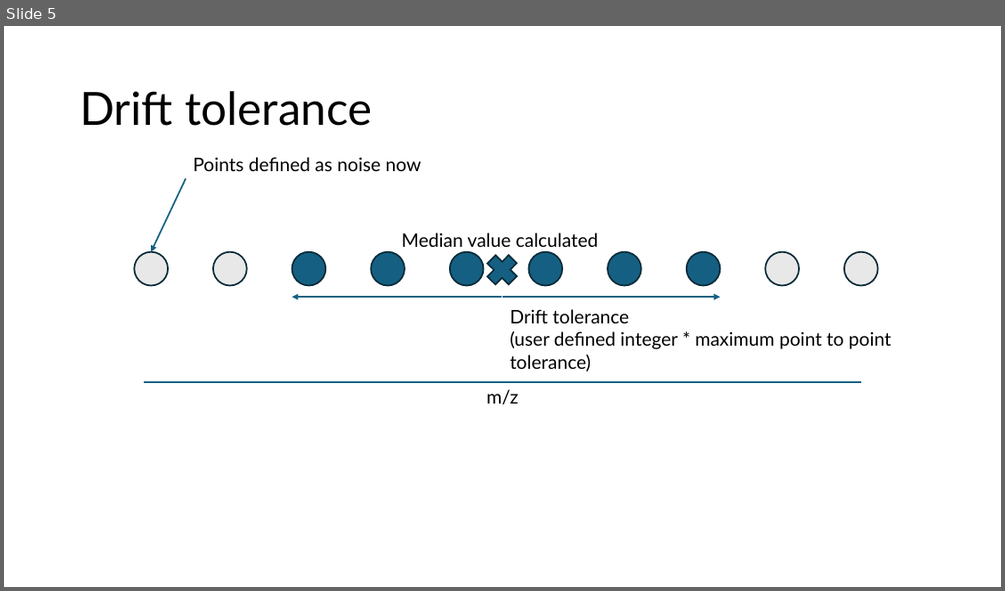
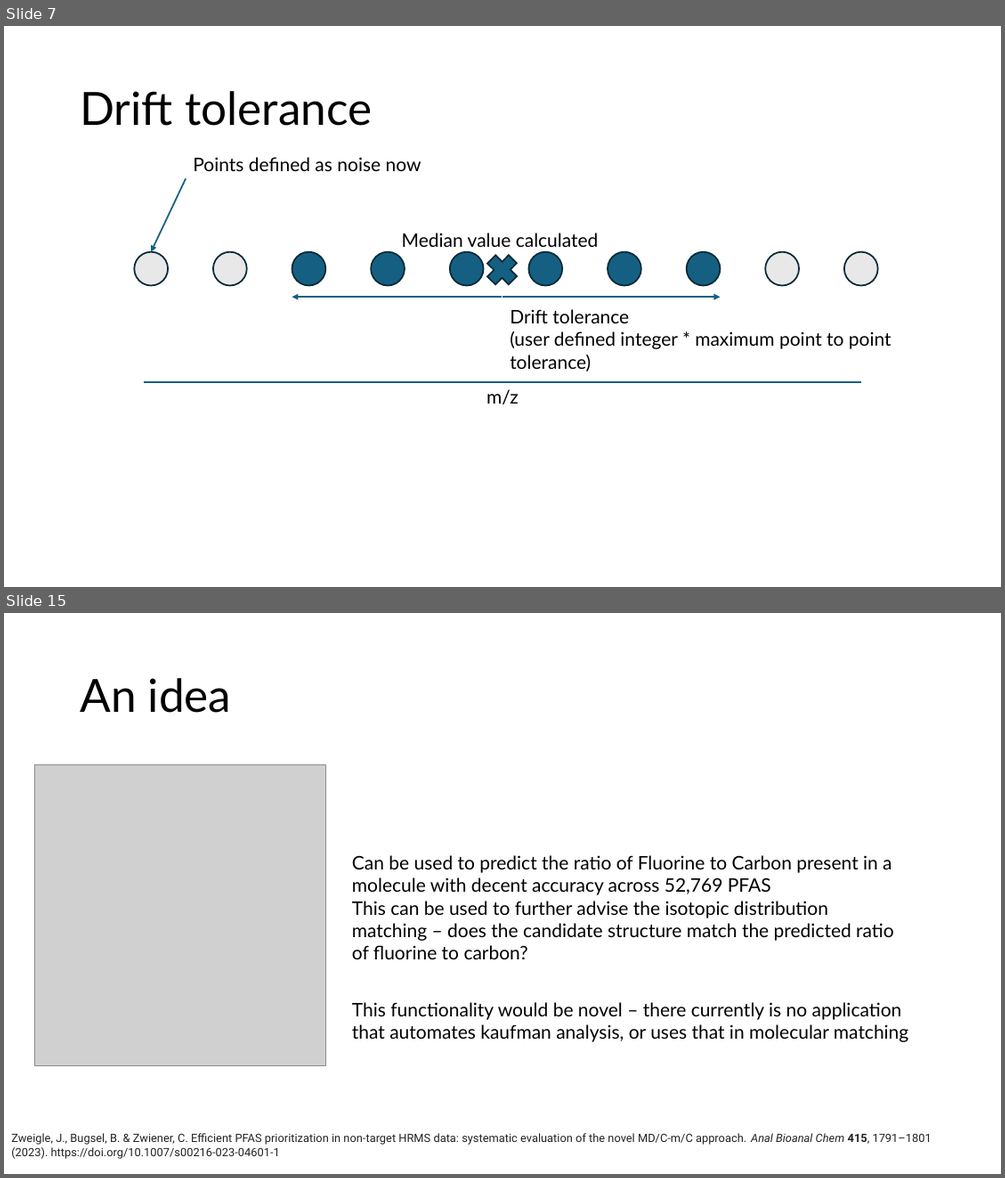
Before and after one commit to greg1d/PFAS-IMplementor-for-Mass-Spectrometry--PIMMS-, a slide deck: presentations/Presentation for 1.17.25.pptx. Shown one above the other, each under a label of ours: slide 5 before the commit, slides 7 and 15 after it; the slides between them are not shown. The pictures are 1005x591 and 1005x1178 pixels, drawn with LibreOffice and Linux fonts; fonts in the diff are those of the drawing; grey boxes stand for pictures. Boxes give left, top, right and bottom in pixels: in the first picture for what was removed or moved away, otherwise in the second. Text is boxed around its words. In the diff, an @@ line names an element or a change of style, - is before the commit and + after.

```diff
--- a/presentations/Presentation for 1.17.25.pptx
+++ b/presentations/Presentation for 1.17.25.pptx
@@ slide 15 added at [4, 613, 1001, 1174], background #FFFFFF @@
@@ title added at [80, 678, 232, 713], 44 pt, text #000000 @@
+An idea
@@ picture added at [34, 765, 325, 1066] @@
@@ text added at [352, 855, 894, 959], 18 pt, text #000000 @@
+Can be used to predict the ratio of Fluorine to Carbon present in a molecule with decent accuracy across 52,769 PFAS
+This can be used to further advise the isotopic distribution matching – does the candidate structure match the predicted ratio of fluorine to carbon?
@@ text added at [352, 1002, 908, 1042], 18 pt, text #000000 @@
+This functionality would be novel – there currently is no application that automates kaufman analysis, or uses that in molecular matching
@@ text added at [11, 1133, 931, 1159], 11 pt, text #222222 @@
+Zweigle, J., Bugsel, B. & Zwiener, C. Efficient PFAS prioritization in non-target HRMS data: systematic evaluation of the novel MD/C-m/C approach. Anal Bioanal Chem 415, 1791–1801 (2023). https://doi.org/10.1007/s00216-023-04601-1
@@ what was slide 5 is now slide 7 @@
```
Also in this commit, not shown: 3 slides changed, 12 other slides added, 1 slide removed, 51 other files.
